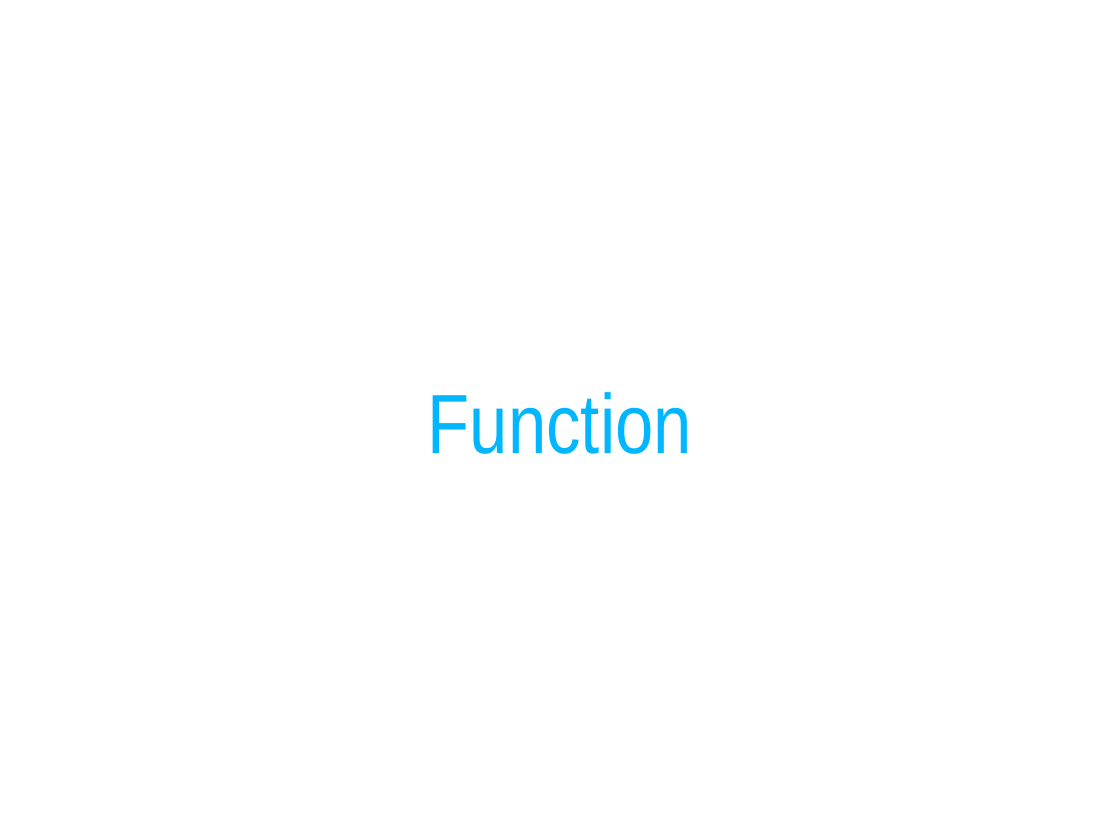
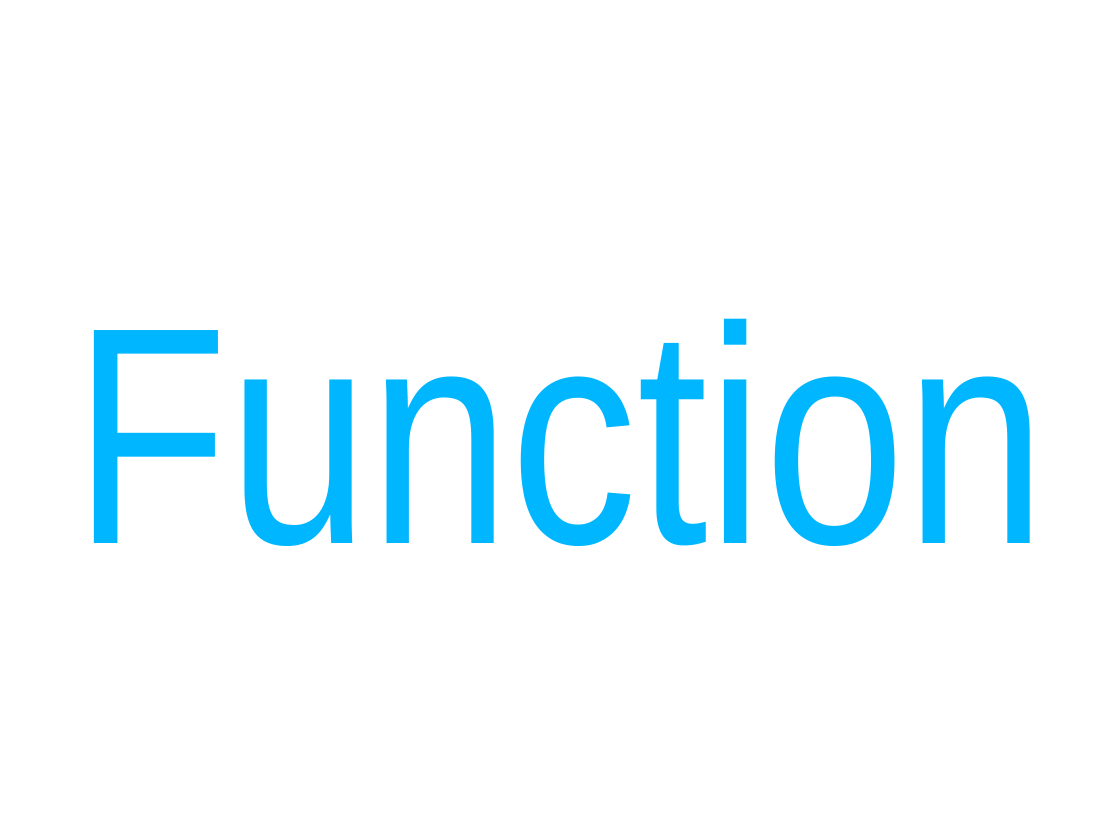
Before and after one commit to cessor/empathiccode, a slide deck: slide 46 of WeaselWords-DotnetDevCon.pptx. Drawn at 1120x840 pixels with LibreOffice and Linux fonts; fonts in the diff are those of the drawing. Boxes give left, top, right and bottom in pixels: in the first picture for what was removed or moved away, otherwise in the second. Text is boxed around its words. In the diff, an @@ line names an element or a change of style, - is before the commit and + after.

```diff
--- a/WeaselWords-DotnetDevCon.pptx
+++ b/WeaselWords-DotnetDevCon.pptx
@@ title "Function": place and size @@
-title "Function" at [428,392,692,454]
+title "Function" at [73,318,1046,546]
@@ title "Function" at [73,318,1046,546]: size 54 to 199 pt @@
```
Also in this commit, not shown: 17 other slides changed, 26 slides added, 6 slides removed, 2 other files.
